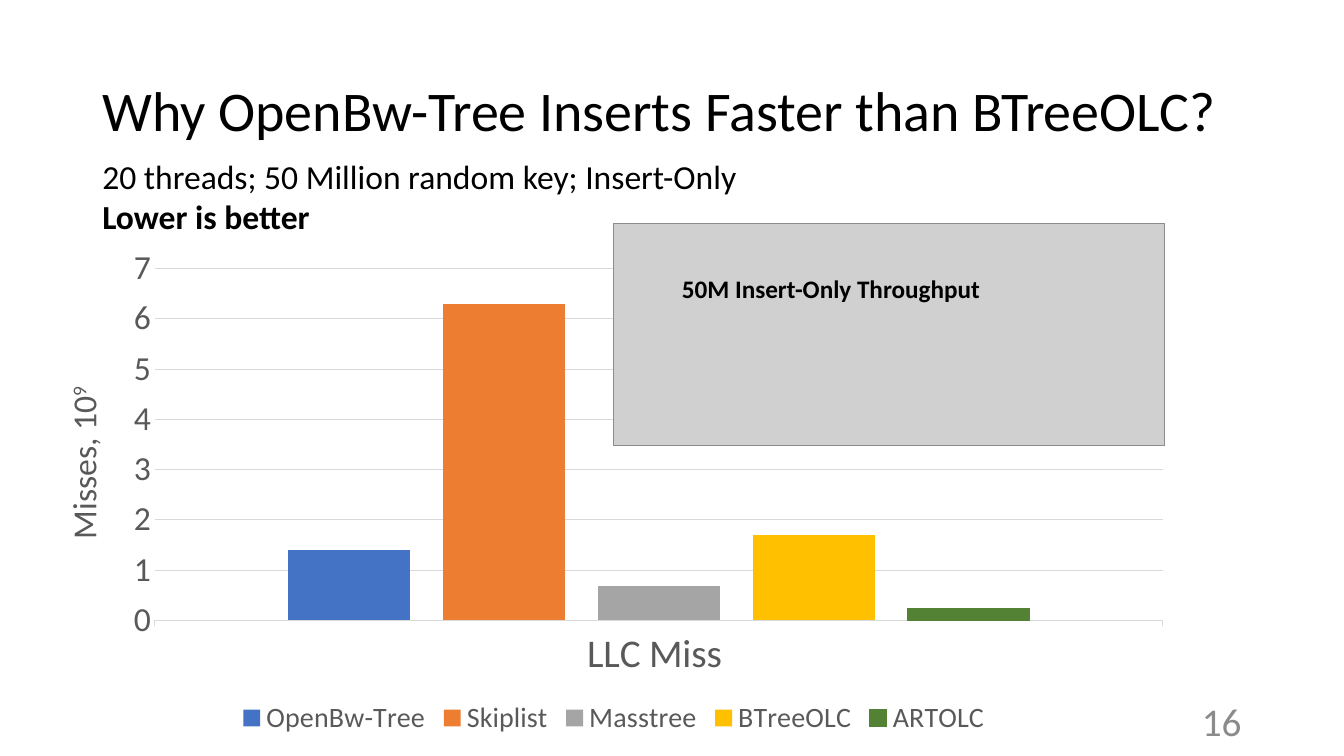
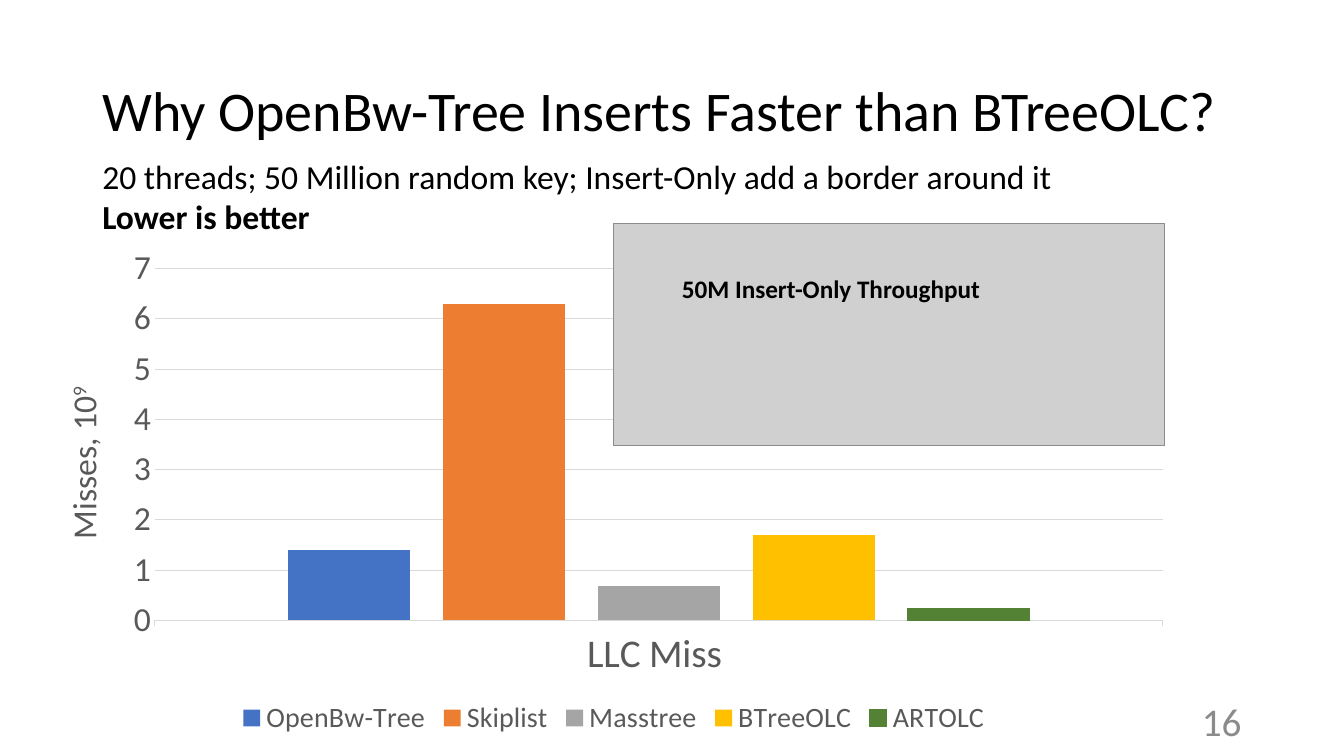
Before and after one commit to wangziqi2013/BwTree, a slide deck: slide 16 of SIGMOD 2018.pptx. Drawn at 1344x756 pixels with LibreOffice and Linux fonts; fonts in the diff are those of the drawing; grey boxes stand for pictures. Boxes give left, top, right and bottom in pixels: in the first picture for what was removed or moved away, otherwise in the second. Text is boxed around its words. In the diff, an @@ line names an element or a change of style, - is before the commit and + after.

```diff
--- a/SIGMOD 2018.pptx
+++ b/SIGMOD 2018.pptx
@@ text at <box>102,165,1051,195</box>: text changed @@
-20 threads; 50 Million random key; Insert-Only
+20 threads; 50 Million random key; Insert-Only add a border around it
```
Also in this commit, not shown: 13 other slides changed.
